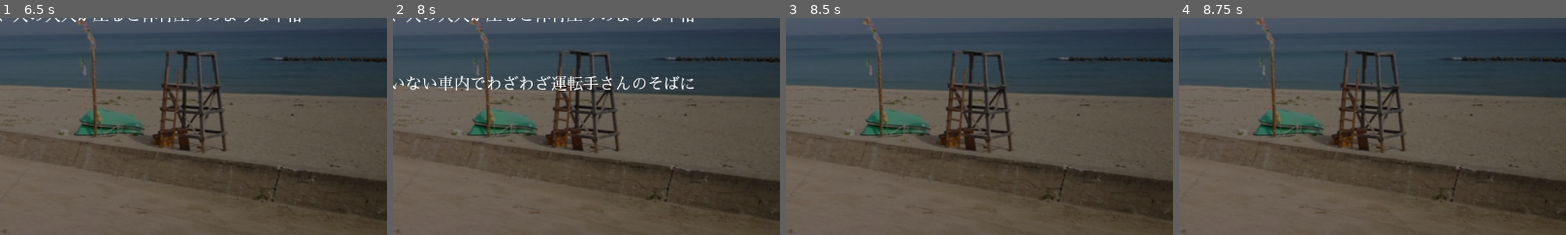
Above: before the commit, frames 1-4 (left to right).
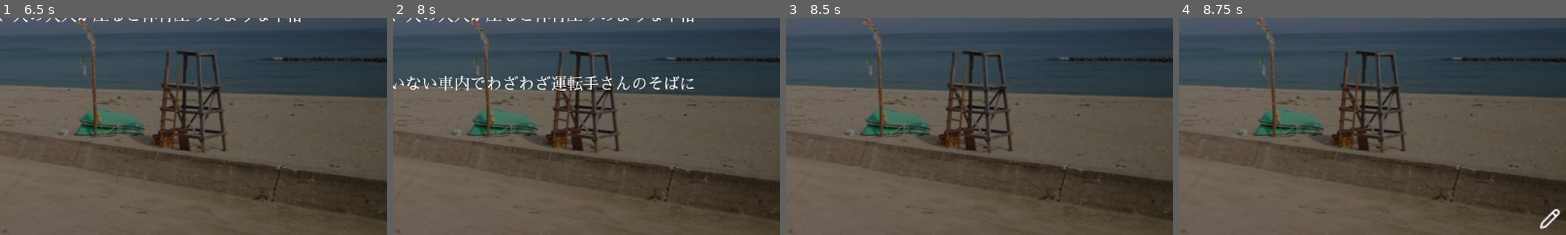
Above: after the commit, the same moments.

Repository: azukigame-s/kiminokoe
Game: Godot game, scene res://scenes/novel_system.tscn
Same seed, same stepped clock (60 frames per second), same inputs: the game is played once before the commit and once after it.
Inputs (mouse positions are % of the whole screen's width and height, from its top left):
- Up to frame 1 (6.5 s): move the mouse to (72, 45) at 0.52 s; click (72, 45) at 0.67 s; tap Enter at 1.25, 4.25 s; move the mouse to (30, 55) at 1.27 s; click (30, 55) at 1.42 s; move the mouse to (60, 28) at 2.02 s; click (60, 28) at 2.17 s; tap Space at 2.75, 5.75 s; move the mouse to (45, 70) at 2.77 s; click (45, 70) at 2.92 s; move the mouse to (80, 65) at 3.52 s; click (80, 65) at 3.67 s; move the mouse to (20, 35) at 4.27 s; click (20, 35) at 4.42 s; move the mouse to (55, 50) at 5.02 s; click (55, 50) at 5.17 s; move the mouse to (35, 25) at 5.77 s; click (35, 25) at 5.92 s
- Up to frame 2 (8 s): move the mouse to (72, 45) at 6.52 s; click (72, 45) at 6.67 s; tap Enter at 7.25 s; move the mouse to (30, 55) at 7.27 s; click (30, 55) at 7.42 s
- Up to frame 3 (8.5 s): tap Space at 8 s; move the mouse to (60, 28) at 8.02 s; click (60, 28) at 8.17 s
- Up to frame 4 (8.75 s): no input
The pictures show only the part of the screen within x 50-100%, y 50-100%; the shares and areas given below are measured in that part.

Frames 1-3 are identical in both runs. In frame 4, 0.2% of the frame differs, in the area x 93-99%, y 87-98%.

Commit message:
🐛 文字奥利用のイインジケータが表示されない問題を解消

Diff:
--- a/scripts/novel_system.gd
+++ b/scripts/novel_system.gd
@@ -14,9 +14,6 @@
 var page_text_buffer = []  # 現在のページに表示するテキストのバッファ
 var current_page_index = 0  # ページ内の現在位置
 
-# 「続きあり」インジケータ用
-var more_indicator = null
-
 # 背景関連
 var current_background = ""
 
@@ -29,6 +26,7 @@
 @onready var dialogue_text = $text_panel/dialogue_text if has_node("text_panel") else null
 @onready var bgm_player = $bgm_player
 @onready var sfx_player = $sfx_player
+@onready var more_indicator = $text_panel/more_indicator if has_node("text_panel") else null
 
 func _ready():
 	print("Visual Novel System: Ready function called.")
@@ -150,37 +148,71 @@
 # 「続きあり」インジケータを作成する関数
 func create_more_indicator():
 	if text_panel and not more_indicator:
+		print("Creating more indicator...")
+
+		# より単純なTextureRectアプローチ
 		more_indicator = TextureRect.new()
 		more_indicator.name = "more_indicator"
 
-		# テクスチャの読み込み試行
-		var indicator_texture = null
-		var possible_paths = [
-			"res://assets/icons/file.png",
-			"res://assets/icons/pencil.png",
-			"res://assets/images/more_indicator.png"
-		]
-
-		for path in possible_paths:
-			indicator_texture = load(path)
-			if indicator_texture:
-				print("Found indicator texture at: ", path)
-				break
-
-		if indicator_texture:
-			more_indicator.texture = indicator_texture
+		# テクスチャの読み込み
+		var texture_path = "res://assets/icons/pencil.png"  # 文字送り用
+		# Todo: 本来はページ送り用の `file.png` も使いたい
+
+		if ResourceLoader.exists(texture_path):
+			var texture = load(texture_path)
+			if texture:
+				more_indicator.texture = texture
+				print("Loaded texture:", texture_path)
+			else:
+				print("Failed to load texture:", texture_path)
 		else:
-			# テクスチャが見つからない場合はプレースホルダーを作成
-			print("No indicator texture found. Creating placeholder...")
-			more_indicator = create_placeholder_indicator()
-
-		# サイズと位置を設定
+			print("Texture path does not exist:", texture_path)
+
+		# 基本的なサイズを設定
 		more_indicator.custom_minimum_size = Vector2(32, 32)
-		more_indicator.position = Vector2(1075, 575)  # 画面の右下あたり
-		more_indicator.visible = false  # 最初は非表示
-
+
+		# Controlノードとして設定
+		more_indicator.size_flags_horizontal = Control.SIZE_SHRINK_END
+		more_indicator.size_flags_vertical = Control.SIZE_SHRINK_END
+
+		# 右下に配置するためのアンカーとマージン設定
+		more_indicator.anchor_left = 1.0
+		more_indicator.anchor_top = 1.0
+		more_indicator.anchor_right = 1.0
+		more_indicator.anchor_bottom = 1.0
+		more_indicator.offset_left = -40  # 右端から40ピクセル左
+		more_indicator.offset_top = -40   # 下端から40ピクセル上
+		more_indicator.offset_right = -8
+		more_indicator.offset_bottom = -8
+
+		# 可視性を設定
+		more_indicator.visible = false
+
+		# テキストパネルに追加
 		text_panel.add_child(more_indicator)
+
+		# 追加後の情報を表示
 		print("More indicator added to text panel")
+		print("- Visible:", more_indicator.visible)
+		print("- Position:", more_indicator.position)
+		print("- Size:", more_indicator.size)
+		print("- Parent:", more_indicator.get_parent().name if more_indicator.get_parent() else "None")
+	else:
+		print("Cannot create more indicator. Text panel exists:", text_panel != null, "More indicator already exists:", more_indicator != null)
+
+# インジケータのアイコンを更新する関数
+func update_more_indicator_icon(has_more_pages = false):
+	if more_indicator and more_indicator is TextureRect:
+		var icon_path = "res://assets/icons/pencil.png"  # デフォルトは通常用
+
+		if has_more_pages:
+			icon_path = "res://assets/icons/file.png"  # ページ送り用
+
+		if ResourceLoader.exists(icon_path):
+			var texture = load(icon_path)
+			if texture:
+				more_indicator.texture = texture
+				print("Updated indicator icon to: ", icon_path)
 
 # プレースホルダーインジケータを作成する関数
 func create_placeholder_indicator():
@@ -217,7 +249,10 @@
 				is_text_completed = true
 				# テキスト表示が完了したら、「続きあり」インジケータを表示
 				if more_indicator:
-					more_indicator.visible = has_more_text_in_buffer()
+					var has_more = has_more_text_in_buffer()
+					update_more_indicator_icon(has_more)
+					more_indicator.visible = true  # テキスト表示完了時は常に表示
+					print("Text completed, setting indicator visible. Has more pages: ", has_more)
 
 # 現在表示すべきテキストを更新する関数
 func _update_displayed_text():
@@ -362,7 +397,9 @@
 
 		# テキスト表示完了後に「続きあり」インジケータを表示
 		if more_indicator:
-			more_indicator.visible = has_more_text_in_buffer()
+			var has_more = has_more_text_in_buffer()
+			more_indicator.visible = has_more
+			print("Text completed. More indicator visible:", more_indicator.visible, "Has more text:", has_more)
 
 		print("Text display completed instantly")
 
